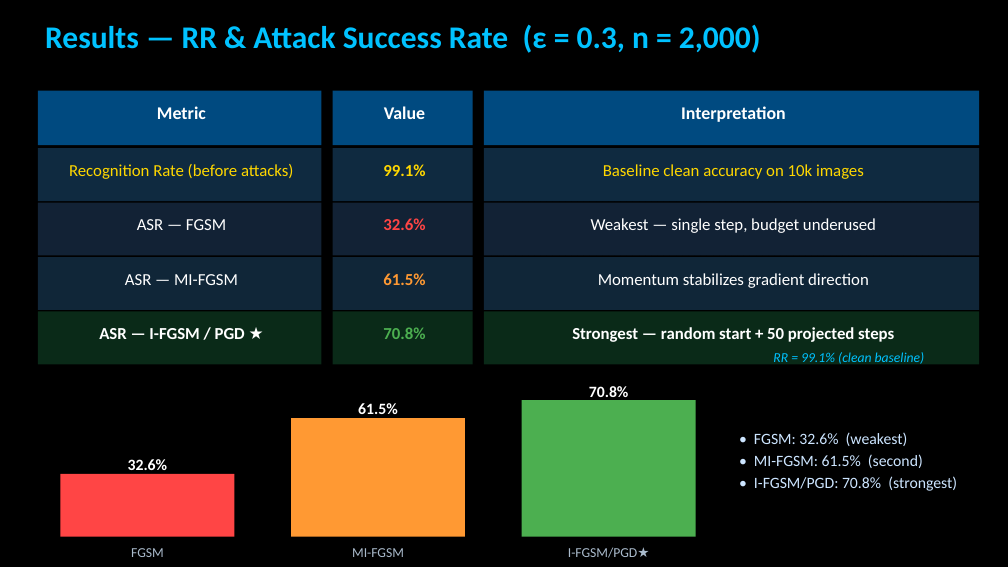
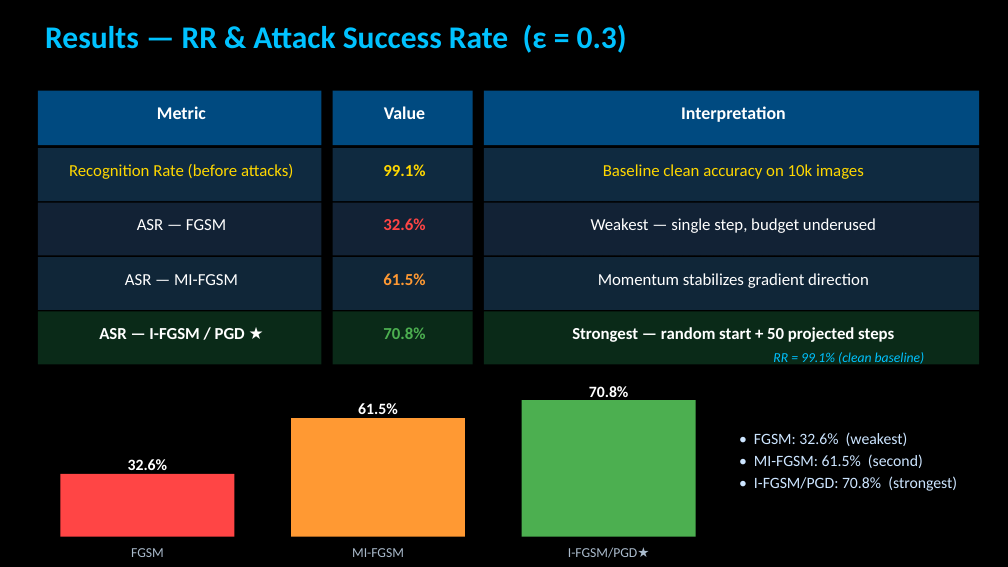
Before and after one commit to zxu235/ai-hw-spring-2026-Ziru-Xu, a slide deck: slide 5 of Assignment7.1-Attack_MNIST_Presentation.pptx. Drawn at 1008x567 pixels with LibreOffice and Linux fonts; fonts in the diff are those of the drawing; background and template pictures are left out. Boxes give left, top, right and bottom in pixels: in the first picture for what was removed or moved away, otherwise in the second. Text is boxed around its words. In the diff, an @@ line names an element or a change of style, - is before the commit and + after.

```diff
--- a/Assignment7.1-Attack_MNIST_Presentation.pptx
+++ b/Assignment7.1-Attack_MNIST_Presentation.pptx
@@ text at (45,25,627,53): text changed @@
-Results — RR & Attack Success Rate (ε = 0.3, n = 2,000)
+Results — RR & Attack Success Rate (ε = 0.3)
```
Also in this commit, not shown: 3 other slides changed, 2 slides removed.
